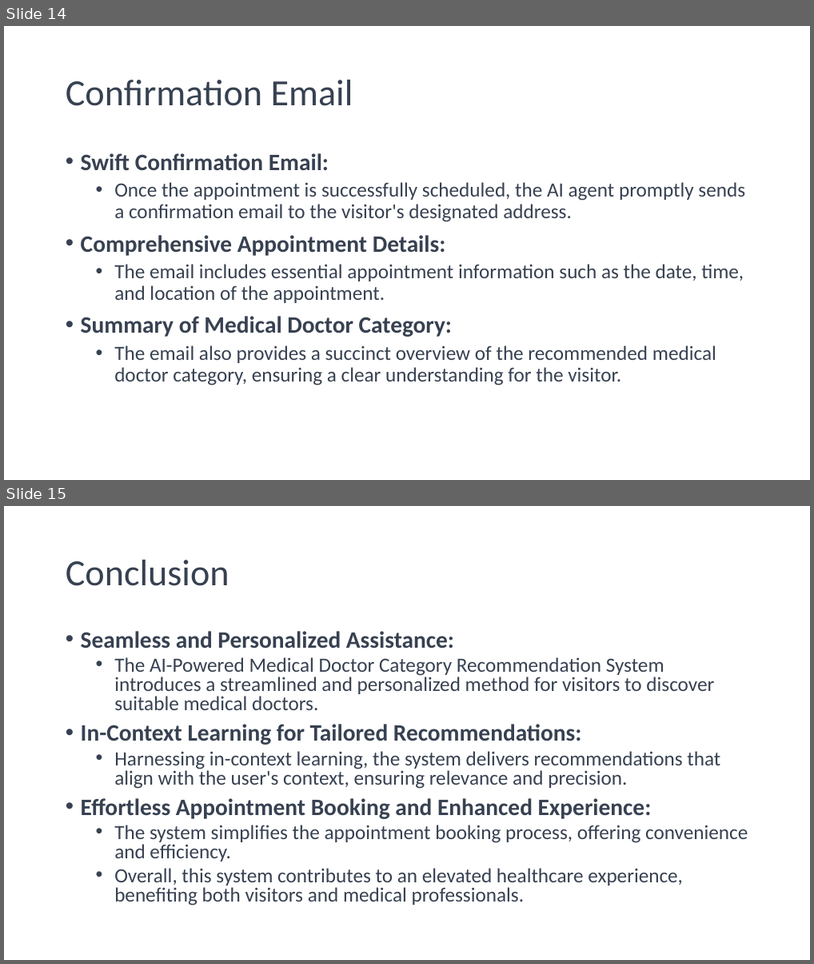
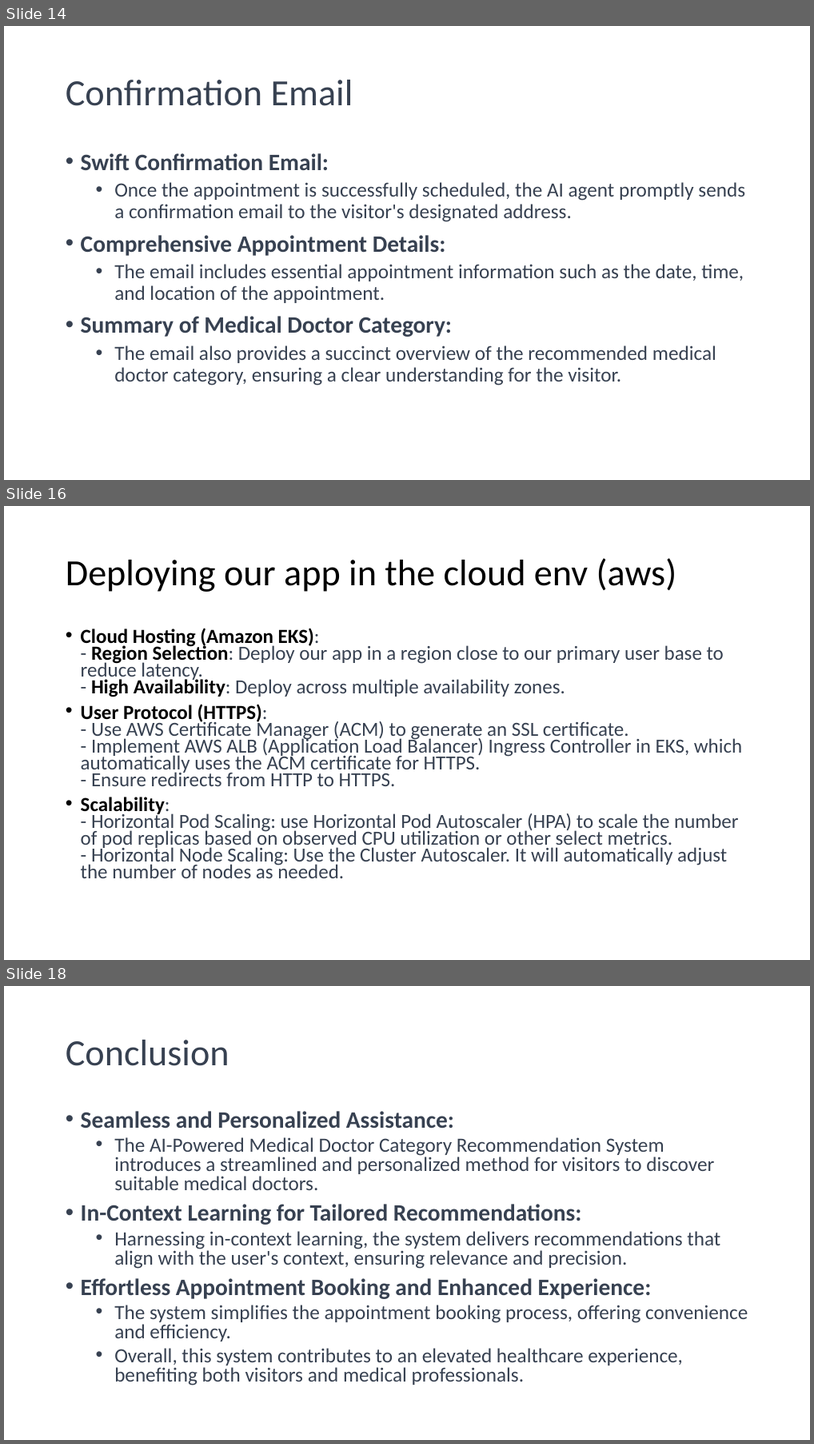
Before and after one commit to AndrewWooo/LLM_AI_Mavericks, a slide deck: chatbot-backend/team 8 AI Mavericks_v2_20230813.pptx. Shown one above the other, each under a label of ours: slides 14 and 15 before the commit, slides 14, 16 and 18 after it; the slides between them are not shown. The pictures are 814x964 and 814x1444 pixels, drawn with LibreOffice and Linux fonts; fonts in the diff are those of the drawing. Boxes give left, top, right and bottom in pixels: in the first picture for what was removed or moved away, otherwise in the second. Text is boxed around its words. In the diff, an @@ line names an element or a change of style, - is before the commit and + after.

Commit message:
add the k8s and cloud information

```diff
--- a/chatbot-backend/team 8 AI Mavericks_v2_20230813.pptx
+++ b/chatbot-backend/team 8 AI Mavericks_v2_20230813.pptx
@@ slide 16 added at box(4, 506, 810, 960), background #FFFFFF @@
@@ title added at box(66, 558, 678, 592), 44 pt, text #000000 @@
+Deploying our app in the cloud env (aws)
@@ text added at box(81, 628, 742, 878), 23.8 pt, text #374151 @@
+• Cloud Hosting (Amazon EKS):
+  - Region Selection: Deploy our app in a region close to our primary user base to reduce latency.
+  - High Availability: Deploy across multiple availability zones.
+• User Protocol (HTTPS):
+  - Use AWS Certificate Manager (ACM) to generate an SSL certificate.
+  - Implement AWS ALB (Application Load Balancer) Ingress Controller in EKS, which automatically uses the ACM certificate for HTTPS.
+  - Ensure redirects from HTTP to HTTPS.
+• Scalability:
+  - Horizontal Pod Scaling: use Horizontal Pod Autoscaler (HPA) to scale the number of pod replicas based on observed CPU utilization or other select metrics.
+  - Horizontal Node Scaling: Use the Cluster Autoscaler. It will automatically adjust the number of nodes as needed.
@@ what was slide 15 is now slide 18 @@
```
Also in this commit, not shown: 2 other slides added.
